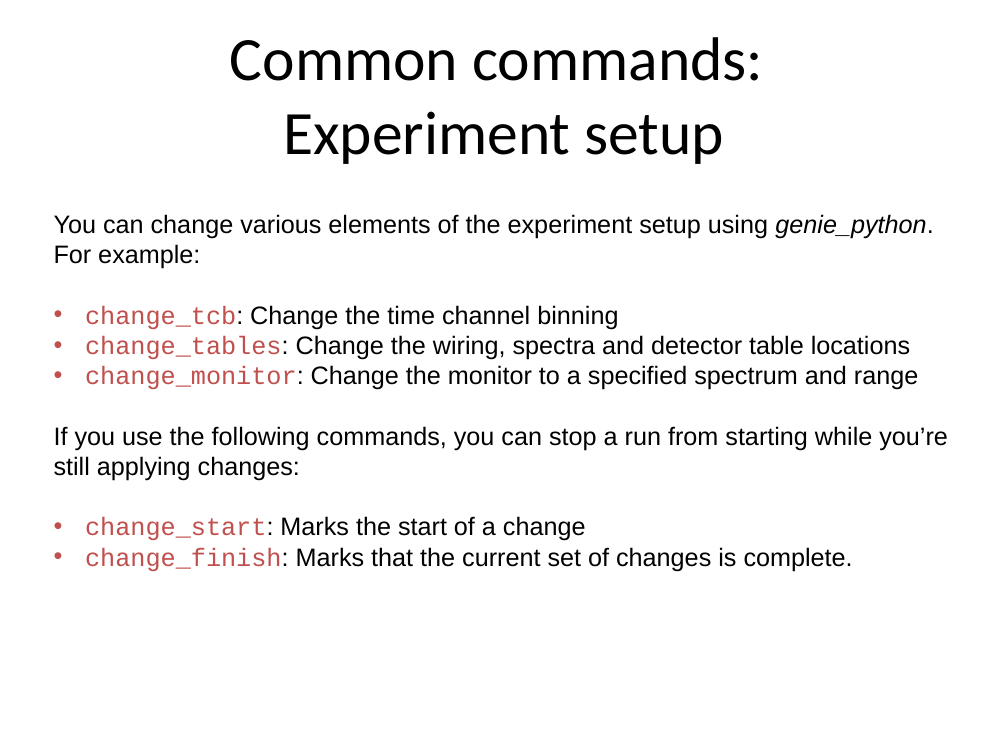
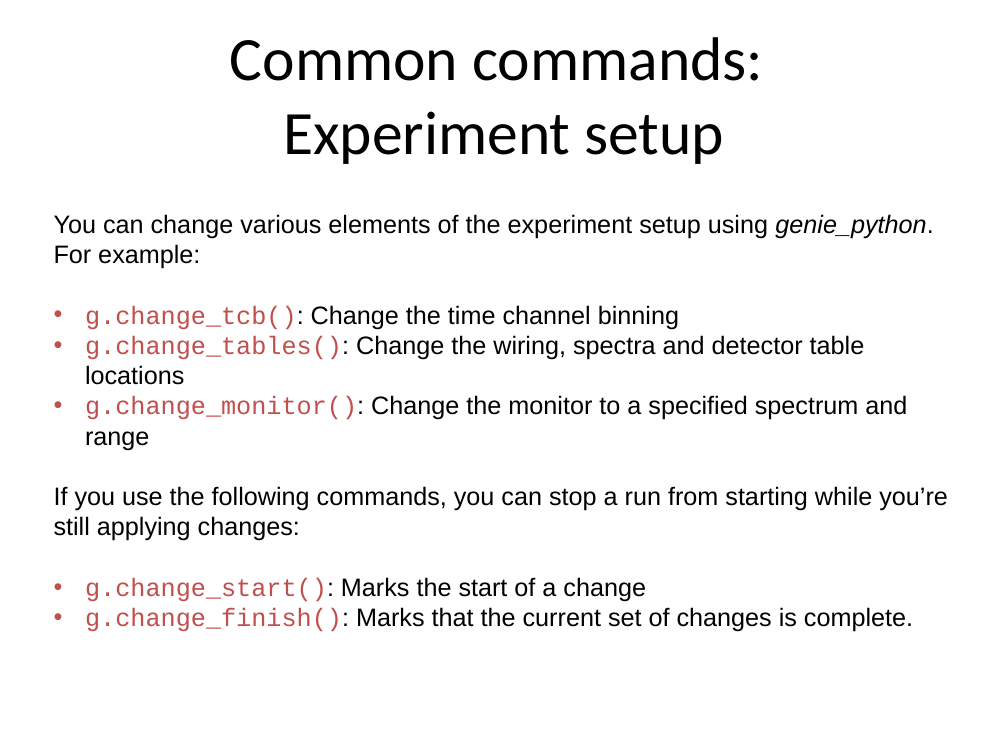
Before and after one commit to ISISComputingGroup/ibex_user_manual, a slide deck: slide 11 of genie_python_and_ibex/genie_python_and_ibex.pptx (slide 14 before the commit). Drawn at 1008x756 pixels with LibreOffice and Linux fonts; fonts in the diff are those of the drawing; background and template pictures are left out. Boxes give left, top, right and bottom in pixels: in the first picture for what was removed or moved away, otherwise in the second. Text is boxed around its words. In the diff, an @@ line names an element or a change of style, - is before the commit and + after.

```diff
--- a/genie_python_and_ibex/genie_python_and_ibex.pptx
+++ b/genie_python_and_ibex/genie_python_and_ibex.pptx
@@ text at <box>85,305,907,450</box>: text changed @@
-• change_tcb: Change the time channel binning
-• change_tables: Change the wiring, spectra and detector table locations
-• change_monitor: Change the monitor to a specified spectrum and range
+• g.change_tcb(): Change the time channel binning
+• g.change_tables(): Change the wiring, spectra and detector table locations
+• g.change_monitor(): Change the monitor to a specified spectrum and range
@@ text at <box>85,577,913,632</box>: text changed @@
-• change_start: Marks the start of a change
-• change_finish: Marks that the current set of changes is complete.
+• g.change_start(): Marks the start of a change
+• g.change_finish(): Marks that the current set of changes is complete.
```
Also in this commit, not shown: 14 other slides changed, 3 slides added, 1 slide removed.
